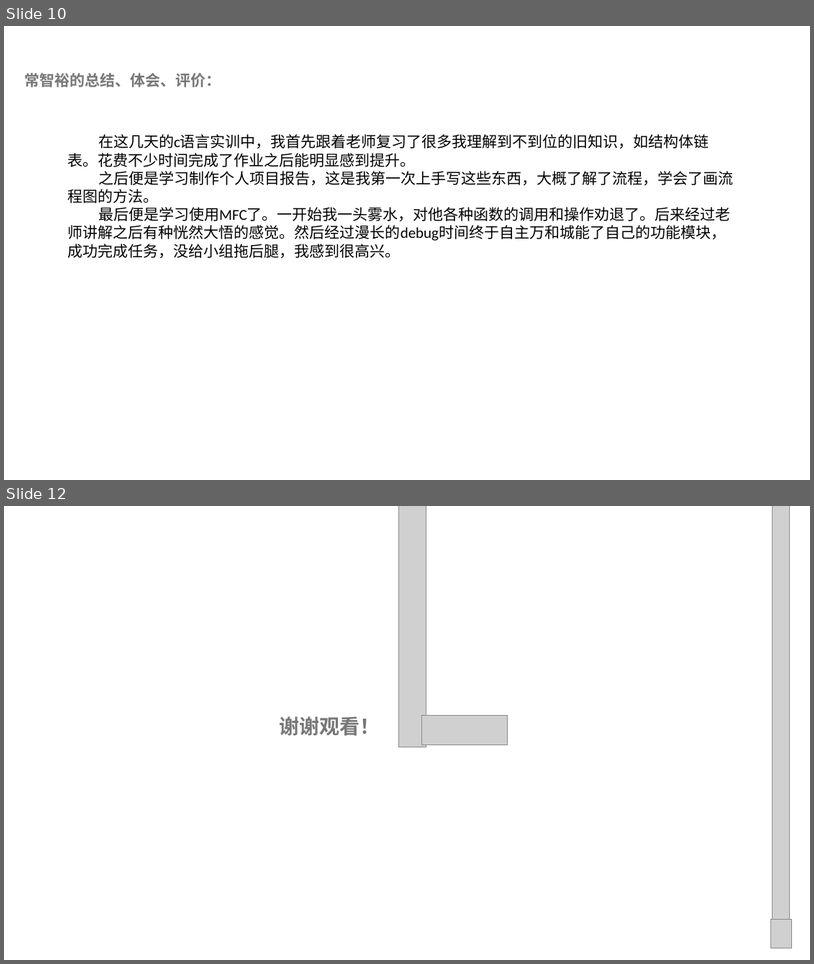
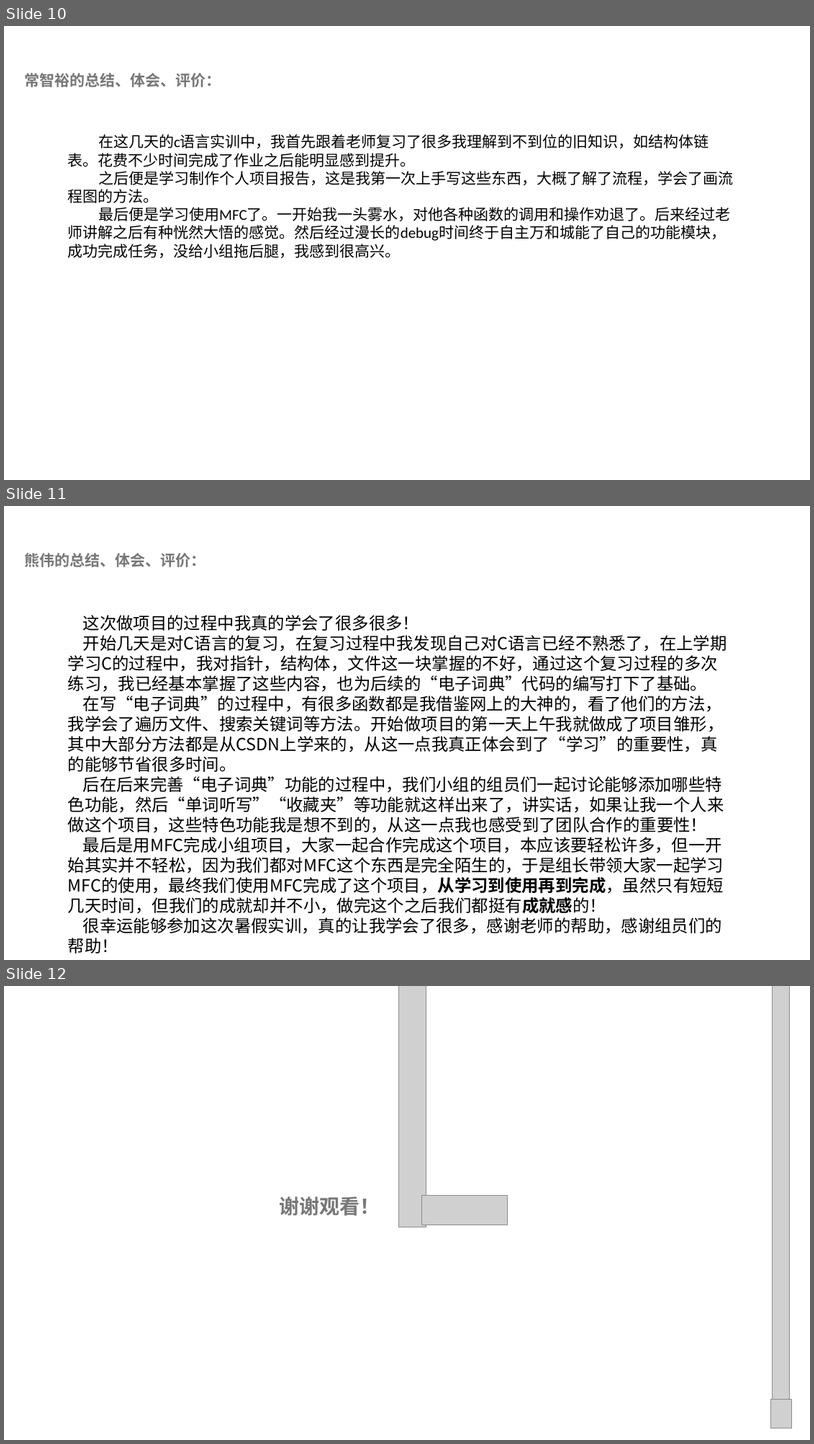
Before and after one commit to CC1AH/SummerTraining, a slide deck: 项目答辩总ppt.pptx. Shown one above the other, each under a label of ours: slides 10 and 12 before the commit, slides 10, 11 and 12 after it; the slides between them are not shown. The pictures are 814x964 and 814x1444 pixels, drawn with LibreOffice and Linux fonts; fonts in the diff are those of the drawing; grey boxes stand for pictures; background and template pictures are left out. Boxes give left, top, right and bottom in pixels: in the first picture for what was removed or moved away, otherwise in the second. Text is boxed around its words. In the diff, an @@ line names an element or a change of style, - is before the commit and + after.

```diff
--- a/项目答辩总ppt.pptx
+++ b/项目答辩总ppt.pptx
@@ slide 11 added at bbox=[4, 506, 810, 960], background picture (left out) @@
@@ text added at bbox=[24, 553, 206, 567], 18 pt, text #777777, bold @@
+熊伟的总结、体会、评价：
@@ text added at bbox=[68, 615, 728, 953], 20 pt, text #000000 @@
+这次做项目的过程中我真的学会了很多很多！
+开始几天是对C语言的复习，在复习过程中我发现自己对C语言已经不熟悉了，在上学期学习C的过程中，我对指针，结构体，文件这一块掌握的不好，通过这个复习过程的多次练习，我已经基本掌握了这些内容，也为后续的“电子词典”代码的编写打下了基础。
+在写“电子词典”的过程中，有很多函数都是我借鉴网上的大神的，看了他们的方法，我学会了遍历文件、搜索关键词等方法。开始做项目的第一天上午我就做成了项目雏形，其中大部分方法都是从CSDN上学来的，从这一点我真正体会到了“学习”的重要性，真的能够节省很多时间。
+后在后来完善“电子词典”功能的过程中，我们小组的组员们一起讨论能够添加哪些特色功能，然后“单词听写”“收藏夹”等功能就这样出来了，讲实话，如果让我一个人来做这个项目，这些特色功能我是想不到的，从这一点我也感受到了团队合作的重要性！
+最后是用MFC完成小组项目，大家一起合作完成这个项目，本应该要轻松许多，但一开始其实并不轻松，因为我们都对MFC这个东西是完全陌生的，于是组长带领大家一起学习MFC的使用，最终我们使用MFC完成了这个项目，从学习到使用再到完成，虽然只有短短几天时间，但我们的成就却并不小，做完这个之后我们都挺有成就感的！
+很幸运能够参加这次暑假实训，真的让我学会了很多，感谢老师的帮助，感谢组员们的帮助！
```
Also in this commit, not shown: 2 slides changed, 1 slide removed.
